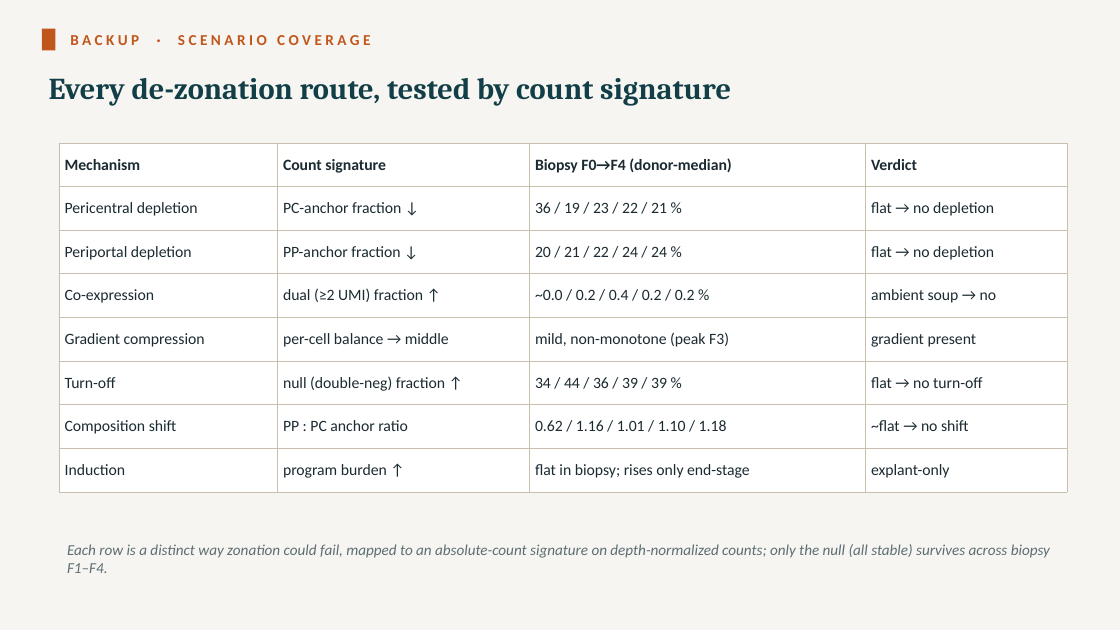
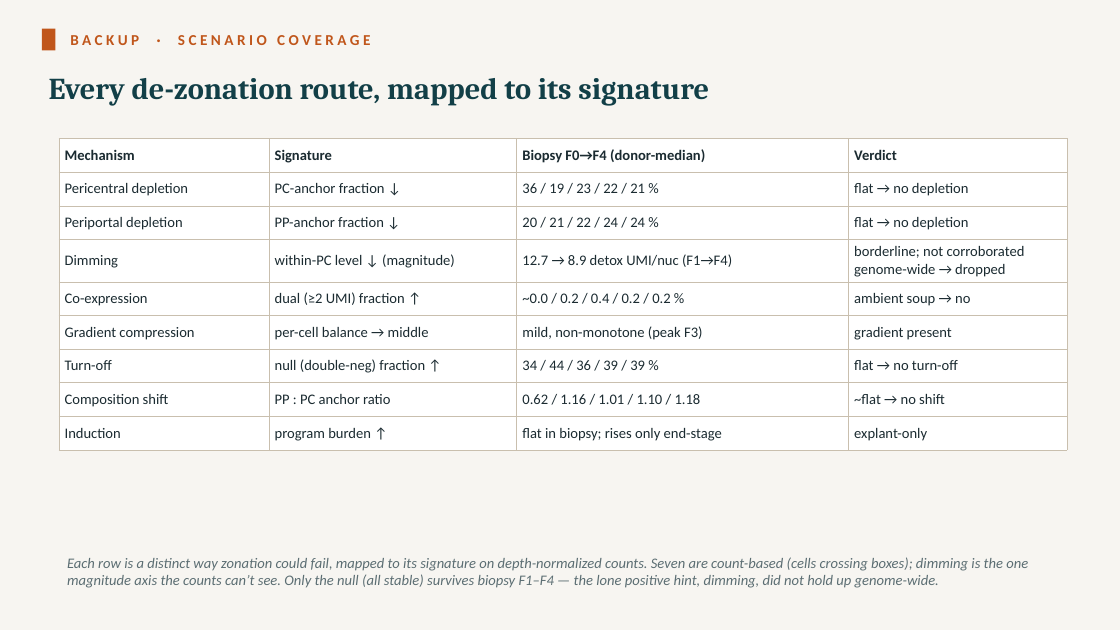
Before and after one commit to roeetekoah/liver-zonation, a slide deck: slide 24 of presentation/MASLD_zonation.pptx (slide 22 before the commit). Drawn at 1120x630 pixels with LibreOffice and Linux fonts; fonts in the diff are those of the drawing. Boxes give left, top, right and bottom in pixels: in the first picture for what was removed or moved away, otherwise in the second. Text is boxed around its words. In the diff, an @@ line names an element or a change of style, - is before the commit and + after.

```diff
--- a/presentation/MASLD_zonation.pptx
+++ b/presentation/MASLD_zonation.pptx
@@ text at [49, 78, 709, 106]: text changed @@
-Every de-zonation route, tested by count signature
+Every de-zonation route, mapped to its signature
@@ table at [59, 139, 1067, 445] @@
-row 1, column 2: Count signature
+row 1, column 2: Signature
+row 4: Dimming | within-PC level ↓ (magnitude) | 12.7 → 8.9 detox UMI/nuc (F1→F4) | borderline; not corroborated genome-wide → dropped
@@ table: place and size @@
-table at [59, 143, 1067, 482]
+table at [59, 139, 1067, 445]
@@ text at [67, 557, 1028, 588]: text changed; size 13 to 12.5 pt @@
-Each row is a distinct way zonation could fail, mapped to an absolute-count signature on depth-normalized counts; only the null (all stable) survives across biopsy F1–F4.
+Each row is a distinct way zonation could fail, mapped to its signature on depth-normalized counts. Seven are count-based (cells crossing boxes); dimming is the one magnitude axis the counts can’t see. Only the null (all stable) survives biopsy F1–F4 — the lone positive hint, dimming, did not hold up genome-wide.
```
Also in this commit, not shown: 9 other slides changed, 3 slides added, 3 other files.
